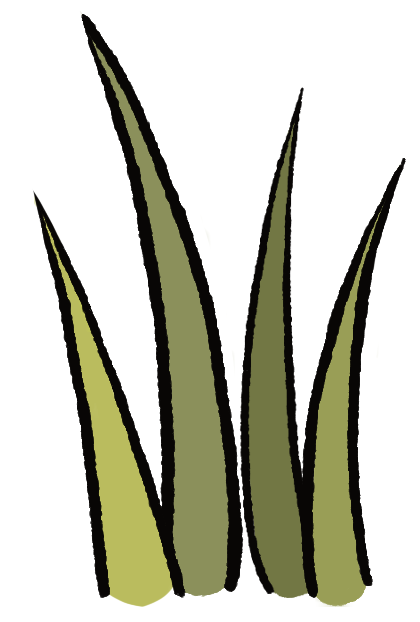
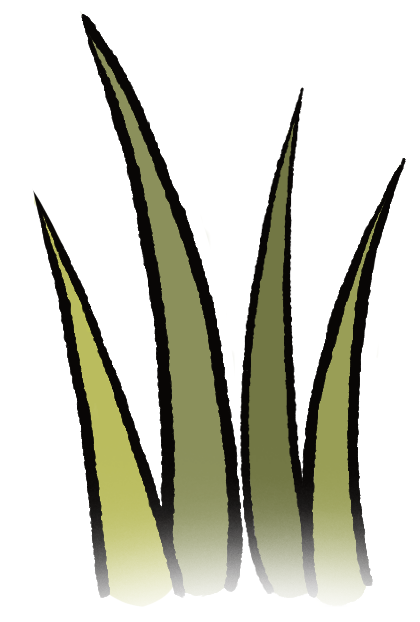
Before/after of a 420 x 622 layered artwork. What changed in the layer stack:
pixels changed over [85, 461, 373, 607] (layer not identified)
